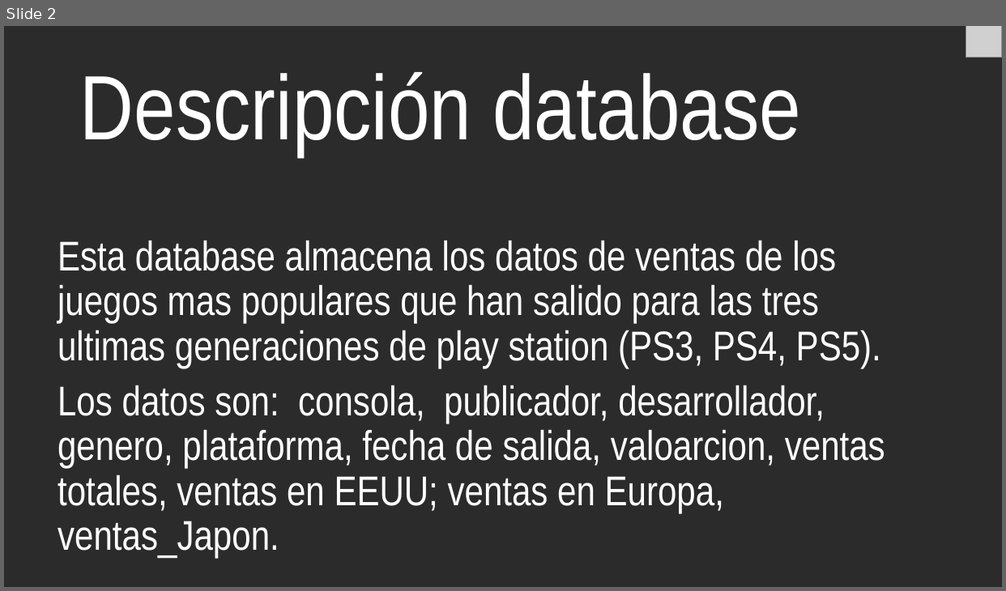
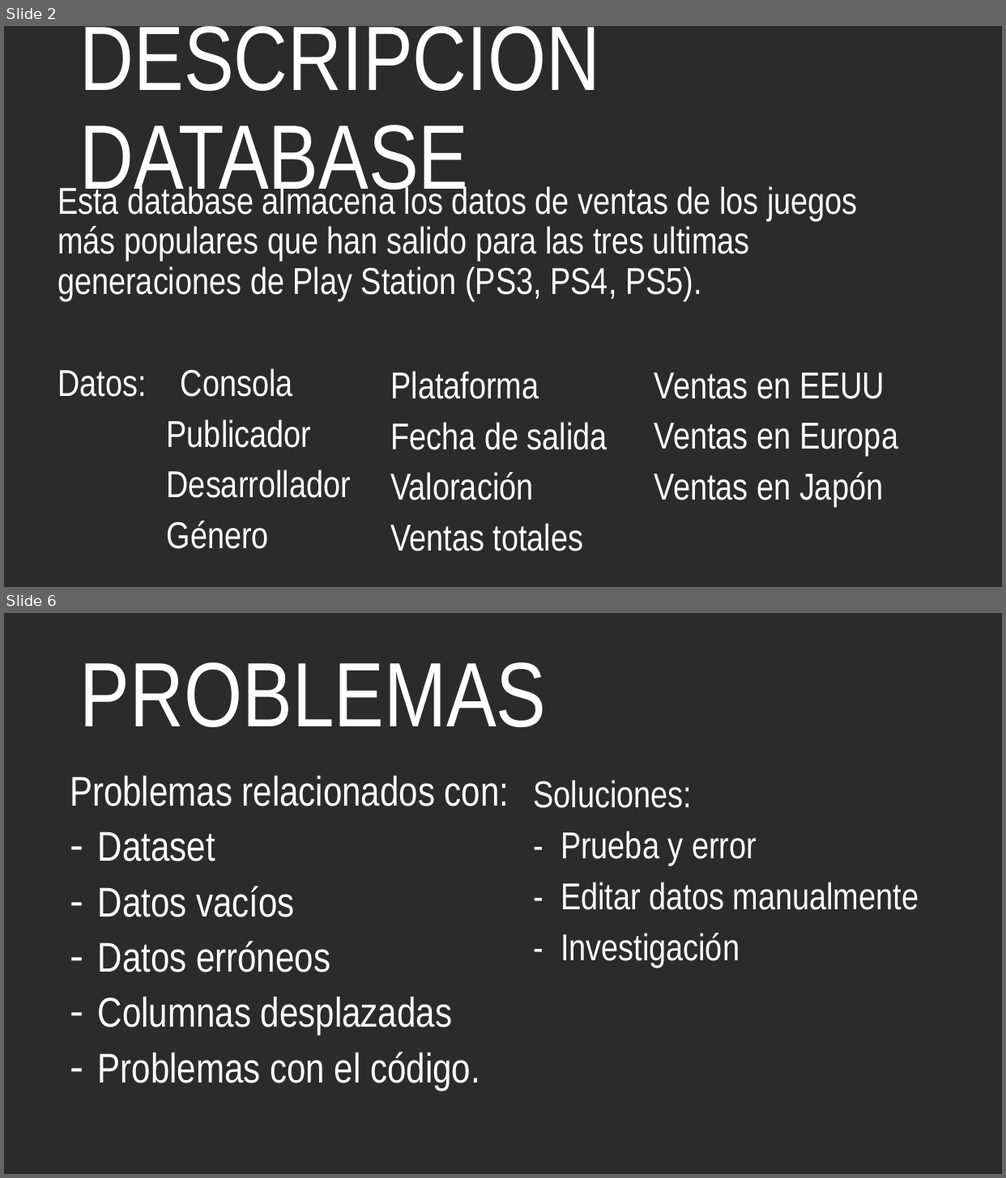
Before and after one commit to joscartin/Trabajo_Algoritmia_2025, a slide deck: TrabajoAlgoritmia.pptx. Shown one above the other, each under a label of ours: slide 2 before the commit, slides 2 and 6 after it; the slides between them are not shown. The pictures are 1006x591 and 1006x1178 pixels, drawn with LibreOffice and Linux fonts; fonts in the diff are those of the drawing; grey boxes stand for pictures; background and template pictures are left out; a plain dark background stands for a picture behind light text. Boxes give left, top, right and bottom in pixels: in the first picture for what was removed or moved away, otherwise in the second. Text is boxed around its words. In the diff, an @@ line names an element or a change of style, - is before the commit and + after.

```diff
--- a/TrabajoAlgoritmia.pptx
+++ b/TrabajoAlgoritmia.pptx
@@ slide 6 added at (4,613,1002,1174), background picture (left out) @@
@@ title added at (80,662,547,727), 88 pt, text #FFFFFF @@
+PROBLEMAS
@@ text added at (70,776,509,1091), 40 pt, text #FFFFFF @@
+Problemas relacionados con:
+– Dataset
+– Datos vacíos
+– Datos erróneos
+– Columnas desplazadas
+– Problemas con el código.
@@ text added at (533,780,919,968), 36 pt, text #FFFFFF @@
+Soluciones:
+- Prueba y error
+- Editar datos manualmente
+- Investigación
@@ slide 2 changed as well @@
@@ title at (80,26,600,205): text changed @@
-Descripción database
+DESCRIPCIÓN DATABASE
@@ picture removed at (966,26,1002,58) @@
@@ text at (57,184,858,549): text changed; size 40 to 36 pt @@
-Esta database almacena los datos de ventas de los juegos mas populares que han salido para las tres ultimas generaciones de play station (PS3, PS4, PS5).
-Los datos son: consola, publicador, desarrollador, genero, plataforma, fecha de salida, valoarcion, ventas totales, ventas en EEUU; ventas en Europa, ventas_Japon.
+Esta database almacena los datos de ventas de los juegos más populares que han salido para las tres ultimas generaciones de Play Station (PS3, PS4, PS5).
+Datos: Consola
+Publicador
+Desarrollador
+Género
@@ text added at (390,371,607,552), 36 pt, text #FFFFFF @@
+Plataforma
+Fecha de salida
+Valoración
+Ventas totales
@@ text added at (654,373,898,507), 36 pt, text #FFFFFF @@
+Ventas en EEUU
+Ventas en Europa
+Ventas en Japón
```
Also in this commit, not shown: 1 other slide changed, 3 other slides added, 3 slides removed.
